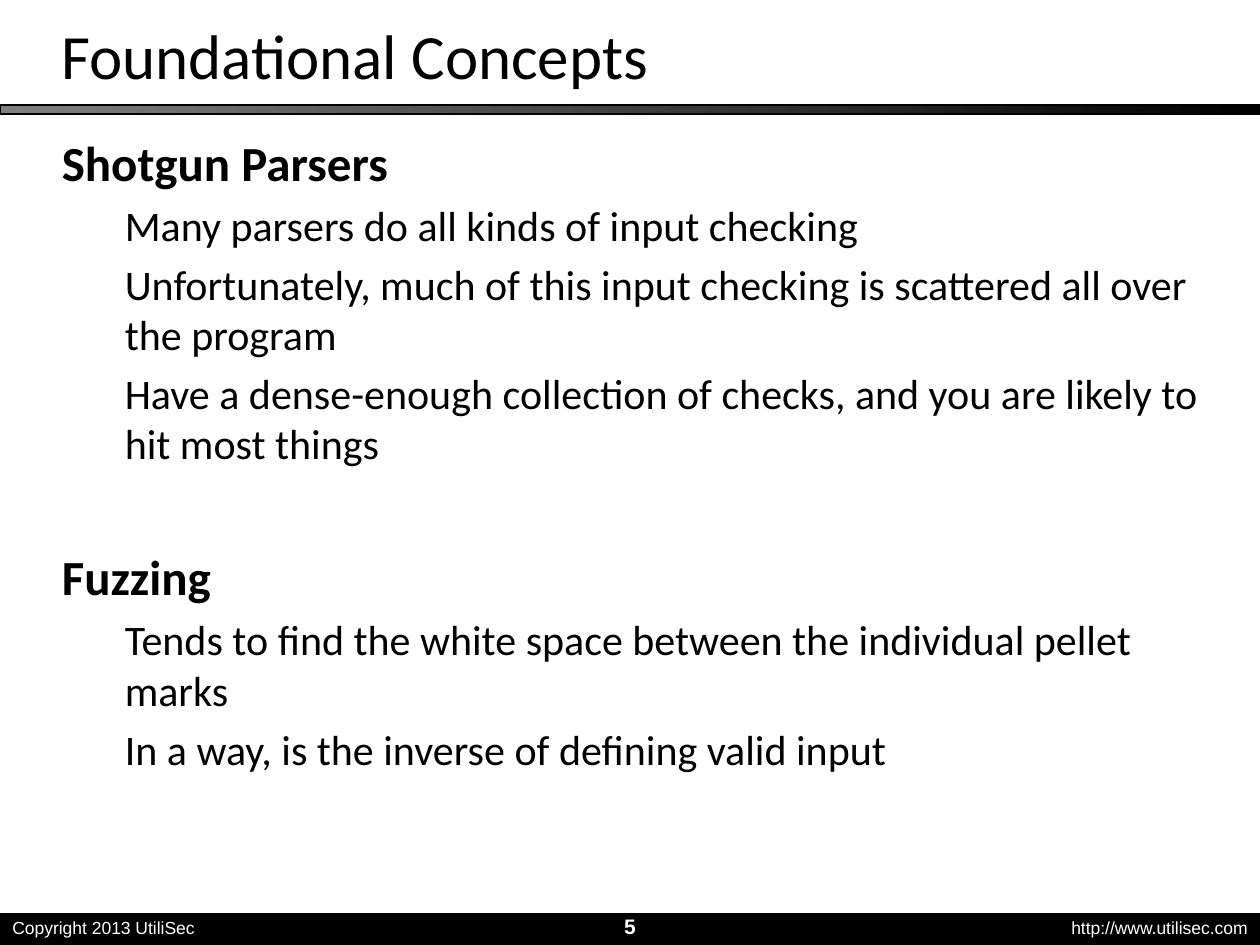
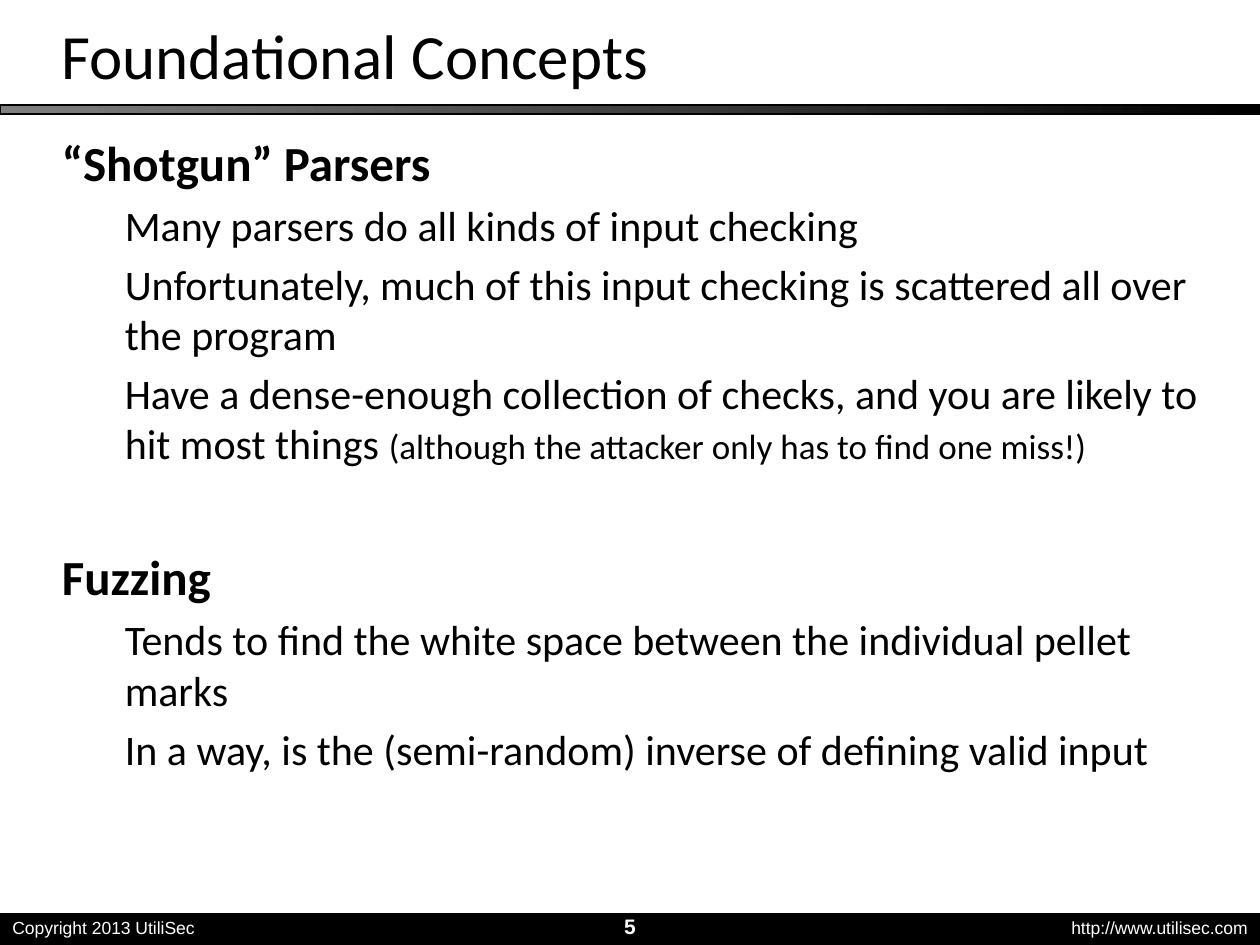
Before and after one commit to utilisec/StateMachineTools, a slide deck: slide 5 of Taken Out of Context - S4 2014.pptx. Drawn at 1260x945 pixels with LibreOffice and Linux fonts; fonts in the diff are those of the drawing; background and template pictures are left out. Boxes give left, top, right and bottom in pixels: in the first picture for what was removed or moved away, otherwise in the second. Text is boxed around its words. In the diff, an @@ line names an element or a change of style, - is before the commit and + after.

Commit message:
presentation draft mods01

```diff
--- a/Taken Out of Context - S4 2014.pptx
+++ b/Taken Out of Context - S4 2014.pptx
@@ text at box(62, 145, 430, 190): text changed @@
-Shotgun Parsers
+“Shotgun” Parsers
@@ text at box(125, 379, 1197, 467): text changed @@
-  Have a dense-enough collection of checks, and you are likely to hit most things
+  Have a dense-enough collection of checks, and you are likely to hit most things (although the attacker only has to find one miss!)
@@ text at box(125, 734, 1148, 773): text changed @@
-  In a way, is the inverse of defining valid input
+  In a way, is the (semi-random) inverse of defining valid input
```
